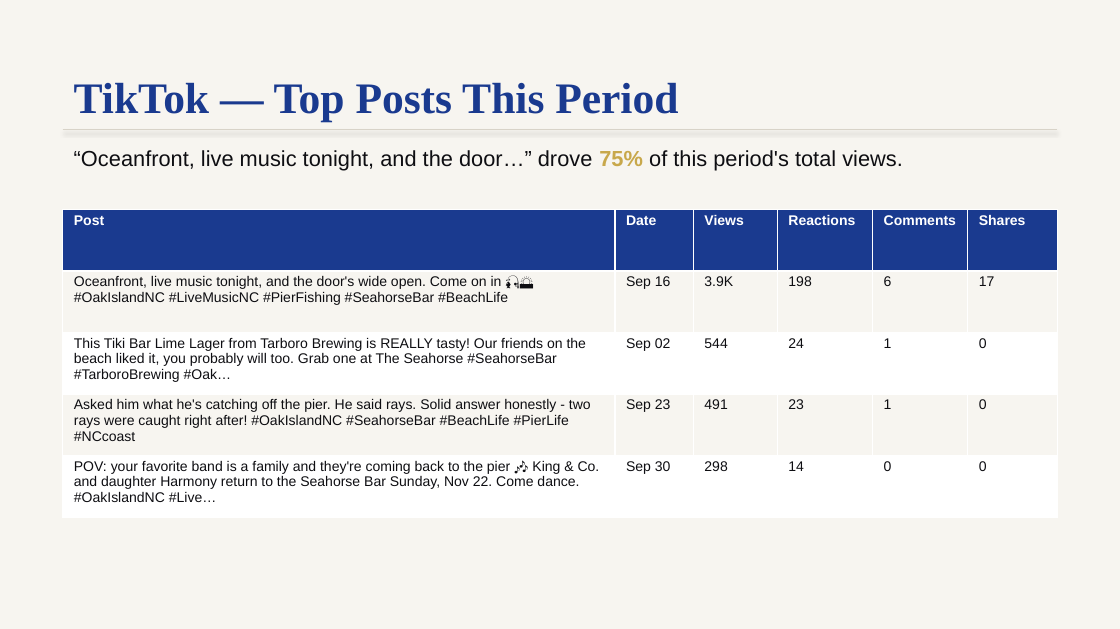
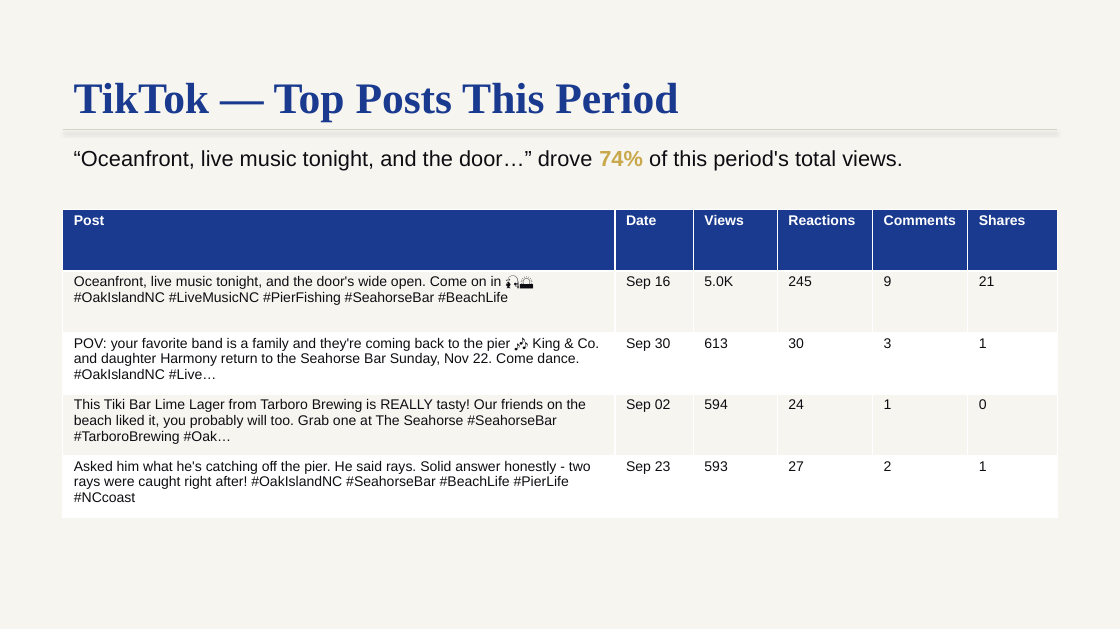
Before and after one commit to lakehousesocial-tech/ocean-crest-pier-monthly-report, a slide deck: slide 7 of Ocean Crest Pier Monthly Report — September 2026.pptx. Drawn at 1120x629 pixels with LibreOffice and Linux fonts; fonts in the diff are those of the drawing. Boxes give left, top, right and bottom in pixels: in the first picture for what was removed or moved away, otherwise in the second. Text is boxed around its words. In the diff, an @@ line names an element or a change of style, - is before the commit and + after.

```diff
--- a/Ocean Crest Pier Monthly Report — September 2026.pptx
+++ b/Ocean Crest Pier Monthly Report — September 2026.pptx
@@ text at [74, 150, 903, 170]: text changed @@
-“Oceanfront, live music tonight, and the door…” drove 75% of this period's total views.
+“Oceanfront, live music tonight, and the door…” drove 74% of this period's total views.
@@ table at [63, 209, 1057, 517] @@
-row 2: Oceanfront, live music tonight, and the door's wide open. Come on in 🎣🌅 #OakIslandNC #LiveMusicNC #PierFishing #SeahorseBar #BeachLife | Sep 16 | 3.9K | 198 | 6 | 17
+row 2: Oceanfront, live music tonight, and the door's wide open. Come on in 🎣🌅 #OakIslandNC #LiveMusicNC #PierFishing #SeahorseBar #BeachLife | Sep 16 | 5.0K | 245 | 9 | 21
-row 3: This Tiki Bar Lime Lager from Tarboro Brewing is REALLY tasty! Our friends on the beach liked it, you probably will too. Grab one at The Seahorse #SeahorseBar #TarboroBrewing #Oak… | Sep 02 | 544 | 24 | 1 | 0
+row 3: POV: your favorite band is a family and they're coming back to the pier 🎶 King & Co. and daughter Harmony return to the Seahorse Bar Sunday, Nov 22. Come dance. #OakIslandNC #Live… | Sep 30 | 613 | 30 | 3 | 1
-row 4: Asked him what he's catching off the pier. He said rays. Solid answer honestly - two rays were caught right after! #OakIslandNC #SeahorseBar #BeachLife #PierLife #NCcoast | Sep 23 | 491 | 23 | 1 | 0
+row 4: This Tiki Bar Lime Lager from Tarboro Brewing is REALLY tasty! Our friends on the beach liked it, you probably will too. Grab one at The Seahorse #SeahorseBar #TarboroBrewing #Oak… | Sep 02 | 594 | 24 | 1 | 0
-row 5: POV: your favorite band is a family and they're coming back to the pier 🎶 King & Co. and daughter Harmony return to the Seahorse Bar Sunday, Nov 22. Come dance. #OakIslandNC #Live… | Sep 30 | 298 | 14 | 0 | 0
+row 5: Asked him what he's catching off the pier. He said rays. Solid answer honestly - two rays were caught right after! #OakIslandNC #SeahorseBar #BeachLife #PierLife #NCcoast | Sep 23 | 593 | 27 | 2 | 1
```
Also in this commit, not shown: 7 other slides changed.
